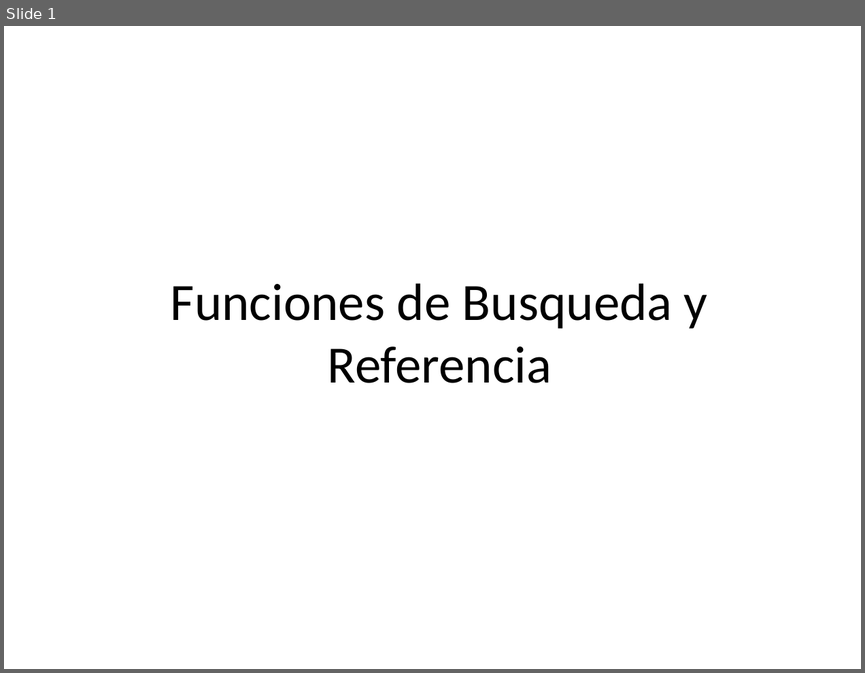
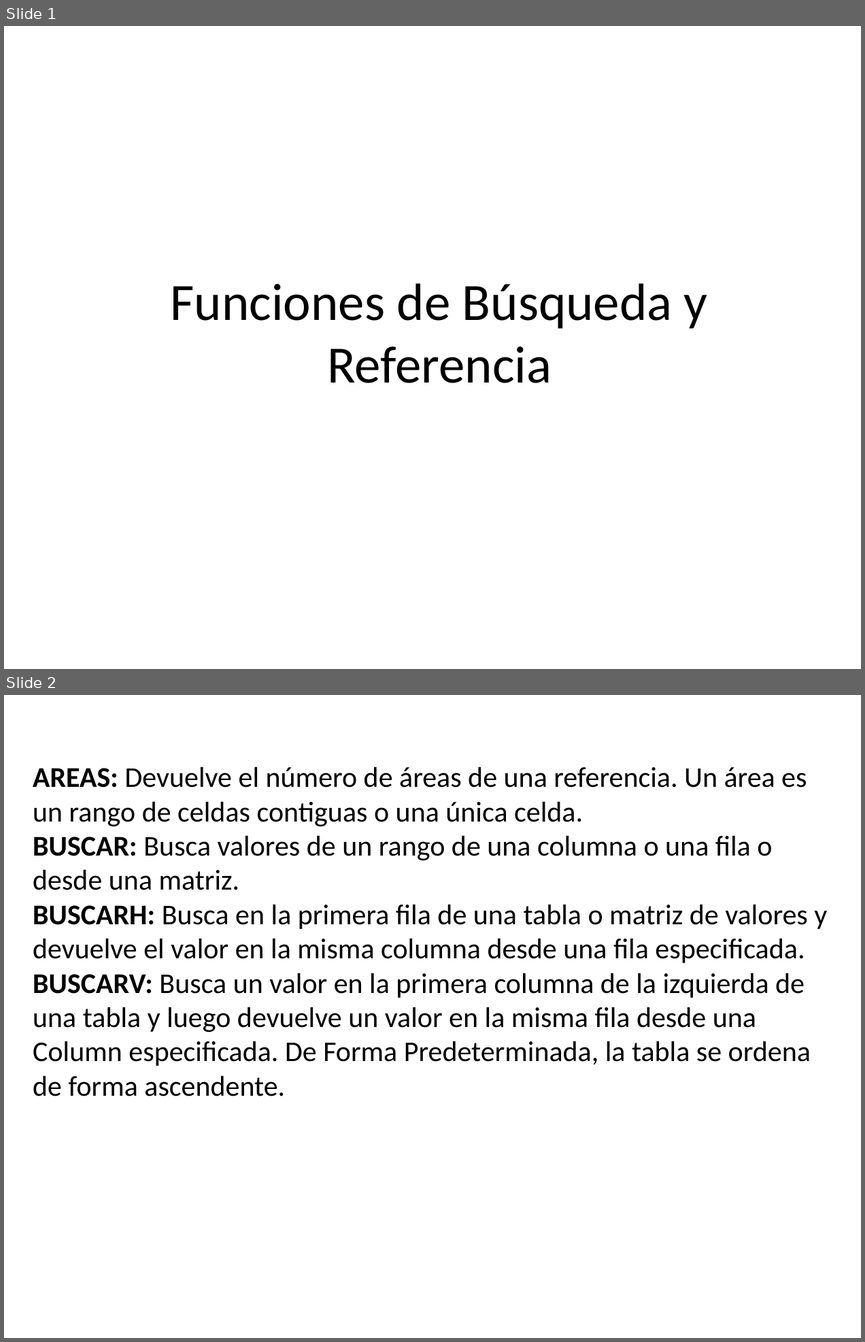
Before and after one commit to kleberloayzacastro/universidad, a slide deck: 2015-2016/clases/computacion_aplicada_2/clase_5/clase_5.pptx. Shown one above the other, each under a label of ours: slide 1 before the commit, slides 1 and 2 after it. The pictures are 865x673 and 865x1342 pixels, drawn with LibreOffice and Linux fonts; fonts in the diff are those of the drawing; background and template pictures are left out. Boxes give left, top, right and bottom in pixels: in the first picture for what was removed or moved away, otherwise in the second. Text is boxed around its words. In the diff, an @@ line names an element or a change of style, - is before the commit and + after.

```diff
--- a/2015-2016/clases/computacion_aplicada_2/clase_5/clase_5.pptx
+++ b/2015-2016/clases/computacion_aplicada_2/clase_5/clase_5.pptx
@@ slide 2 added at <box>4,695,861,1338</box>, background picture (left out) @@
@@ text added at <box>33,766,827,1096</box>, 24 pt, text #000000 @@
+AREAS: Devuelve el número de áreas de una referencia. Un área es un rango de celdas contiguas o una única celda.
+BUSCAR: Busca valores de un rango de una columna o una fila o desde una matriz.
+BUSCARH: Busca en la primera fila de una tabla o matriz de valores y devuelve el valor en la misma columna desde una fila especificada.
+BUSCARV: Busca un valor en la primera columna de la izquierda de una tabla y luego devuelve un valor en la misma fila desde una Column especificada. De Forma Predeterminada, la tabla se ordena de forma ascendente.
@@ slide 1 changed as well @@
@@ text at <box>171,283,708,383</box>: text changed @@
-Funciones de Busqueda y Referencia
+Funciones de Búsqueda y Referencia
```
Also in this commit, not shown: 2 other slides added, 1 slide removed, 3 other files.
